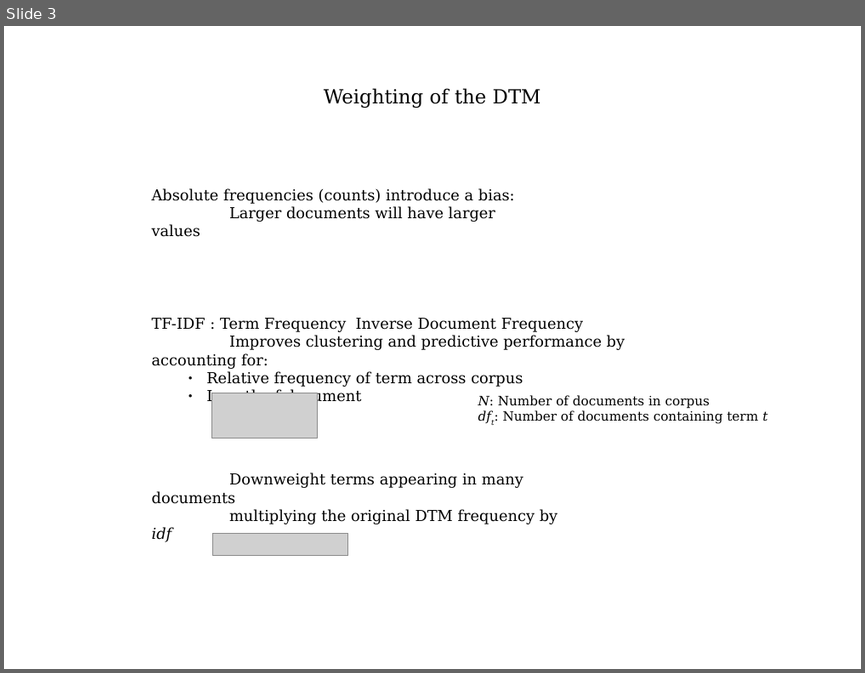
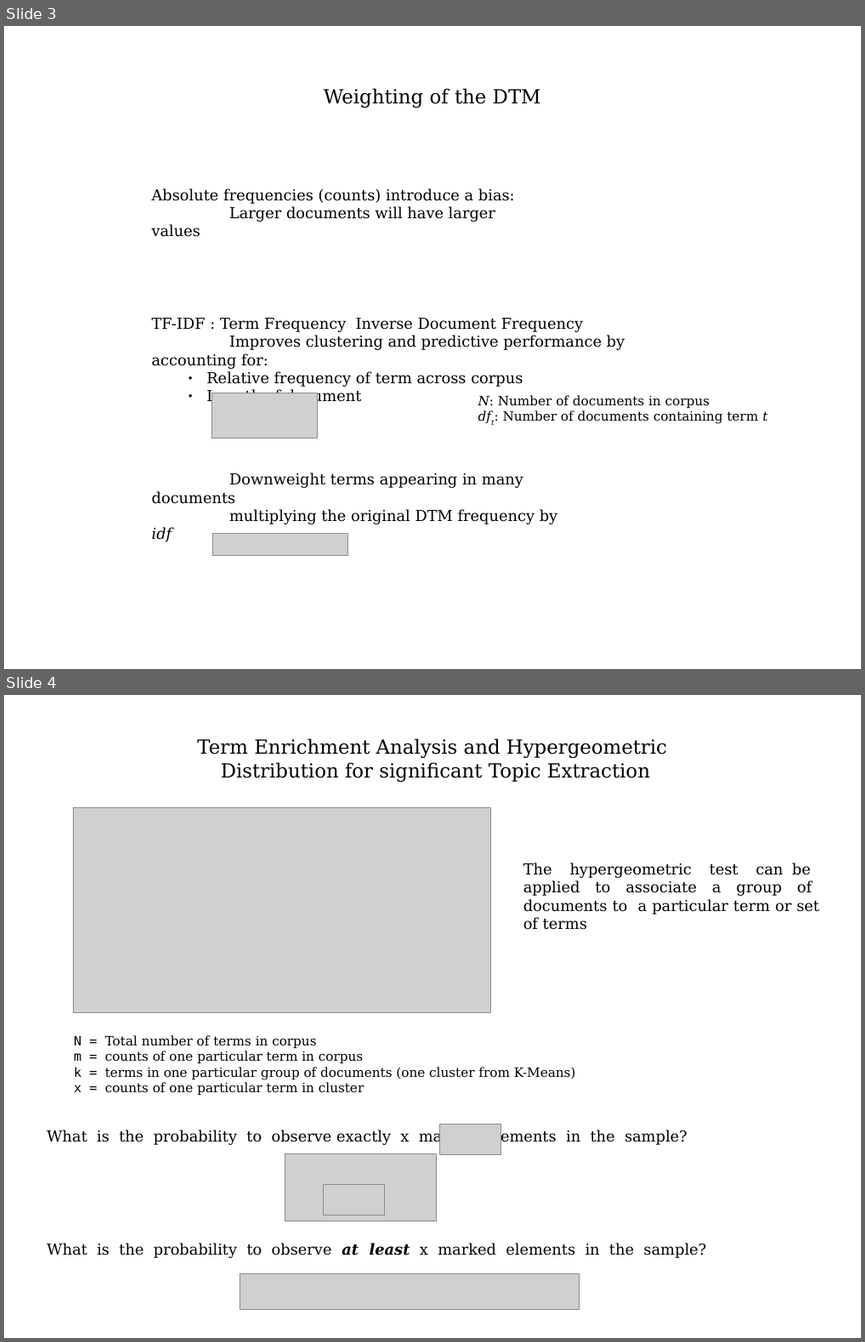
Before and after one commit to vitalv/doc-clustering-topic-modeling, a slide deck: doc-clustering-topic-modeling.odp. Shown one above the other, each under a label of ours: slide 3 before the commit, slides 3 and 4 after it. The pictures are 865x673 and 865x1342 pixels, drawn with LibreOffice and Linux fonts; fonts in the diff are those of the drawing; grey boxes stand for pictures. Boxes give left, top, right and bottom in pixels: in the first picture for what was removed or moved away, otherwise in the second. Text is boxed around its words. In the diff, an @@ line names an element or a change of style, - is before the commit and + after.

Commit message:
added term enrichment hypergeometric function

```diff
--- a/doc-clustering-topic-modeling.odp
+++ b/doc-clustering-topic-modeling.odp
@@ slide 4 added at (4, 695, 861, 1338), background #FFFFFF @@
@@ text added at (197, 738, 667, 782), 18 pt, text #000000 @@
+Term Enrichment Analysis and Hypergeometric
+Distribution for significant Topic Extraction
@@ picture added at (73, 808, 491, 1012) @@
@@ text added at (523, 862, 819, 930), 14 pt, text #000000 @@
+The hypergeometric test can be applied to associate a group of documents to a particular term or set of terms
@@ text added at (74, 1035, 576, 1095), 12 pt, text #000000 @@
+N = Total number of terms in corpus
+m = counts of one particular term in corpus
+k = terms in one particular group of documents (one cluster from K-Means)
+x = counts of one particular term in cluster
@@ picture added at (439, 1124, 500, 1155) @@
@@ text added at (46, 1129, 687, 1145), 14 pt, text #000000 @@
+What is the probability to observe exactly x marked elements in the sample?
@@ picture added at (285, 1154, 437, 1220) @@
@@ picture added at (324, 1185, 385, 1215) @@
@@ text added at (46, 1242, 706, 1258), 14 pt, text #000000 @@
+What is the probability to observe at least x marked elements in the sample?
@@ picture added at (239, 1274, 579, 1310) @@
```
Also in this commit, not shown: 2 slides changed, 9 other slides added, 4 slides removed, 5 other files.
